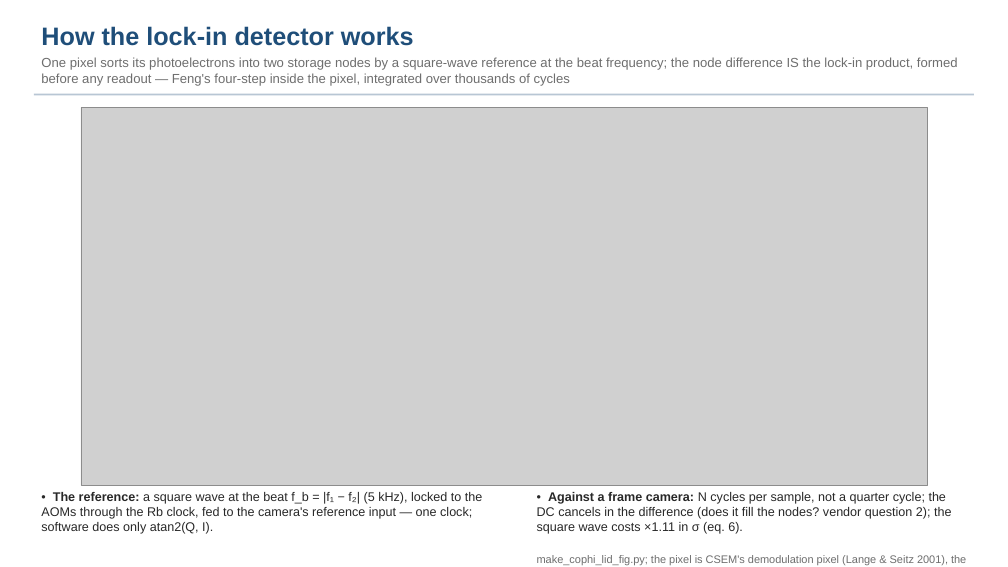
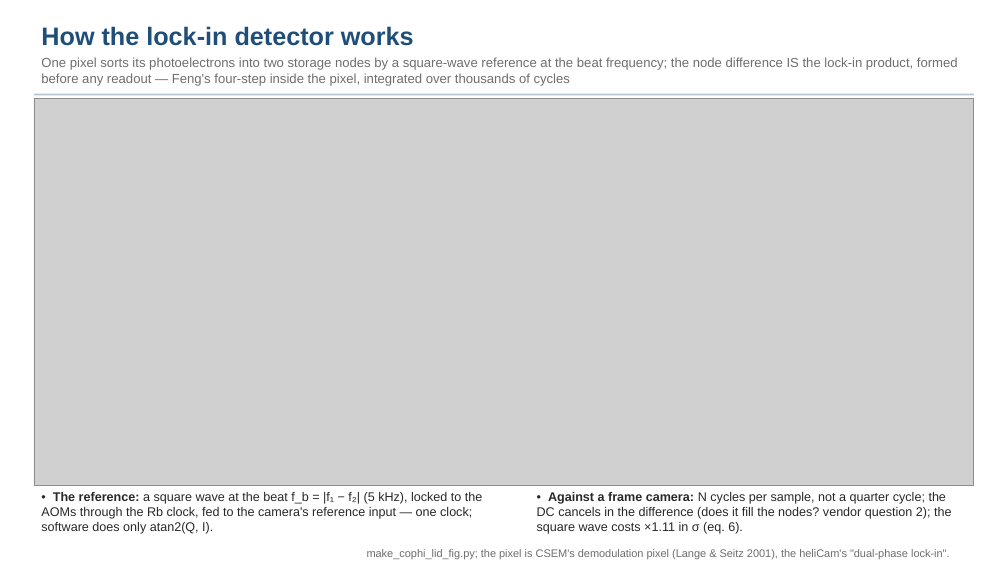
Before and after one commit to nasa-jpl/macos, a slide deck: slide 6 of demo_session/deck_cophi.pptx. Drawn at 1008x567 pixels with LibreOffice and Linux fonts; fonts in the diff are those of the drawing; grey boxes stand for pictures. Boxes give left, top, right and bottom in pixels: in the first picture for what was removed or moved away, otherwise in the second. Text is boxed around its words. In the diff, an @@ line names an element or a change of style, - is before the commit and + after.

```diff
--- a/demo_session/deck_cophi.pptx
+++ b/demo_session/deck_cophi.pptx
@@ picture: place and size @@
-picture at <box>81,107,927,485</box>
+picture at <box>34,98,974,485</box>
@@ text "make_cophi_lid_fig.py; the pixel is CSEM's ..." rewrapped from <box>537,555,966,565</box> to <box>367,549,950,559</box> @@
```
Also in this commit, not shown: 3 other files.
